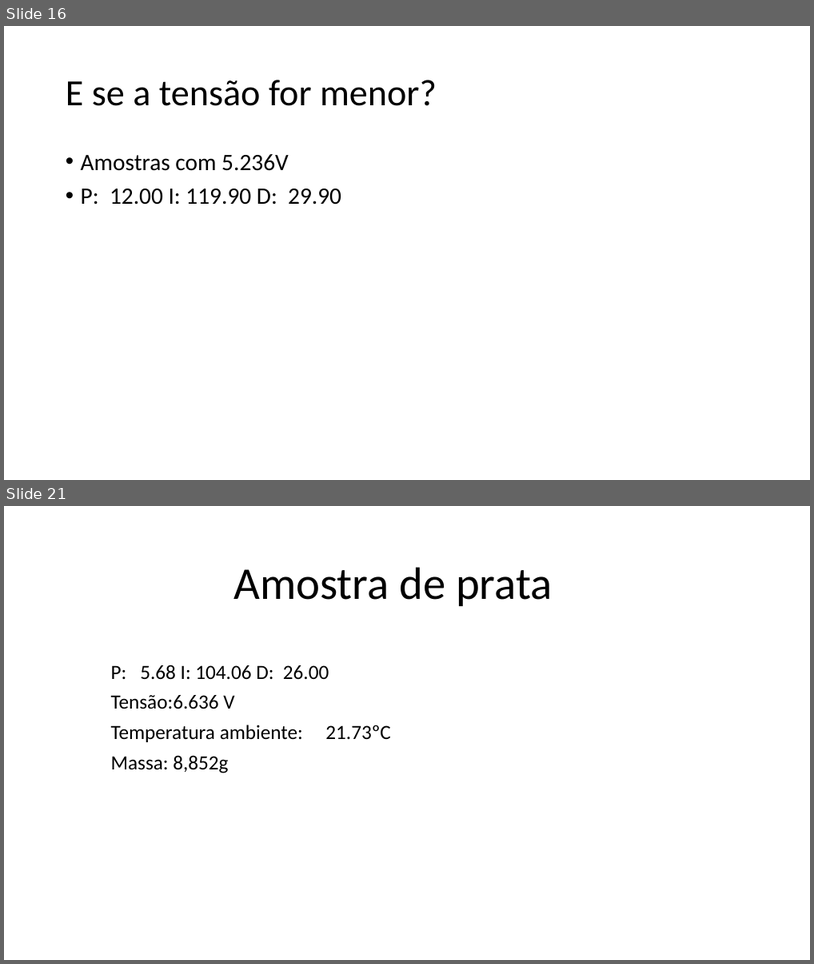
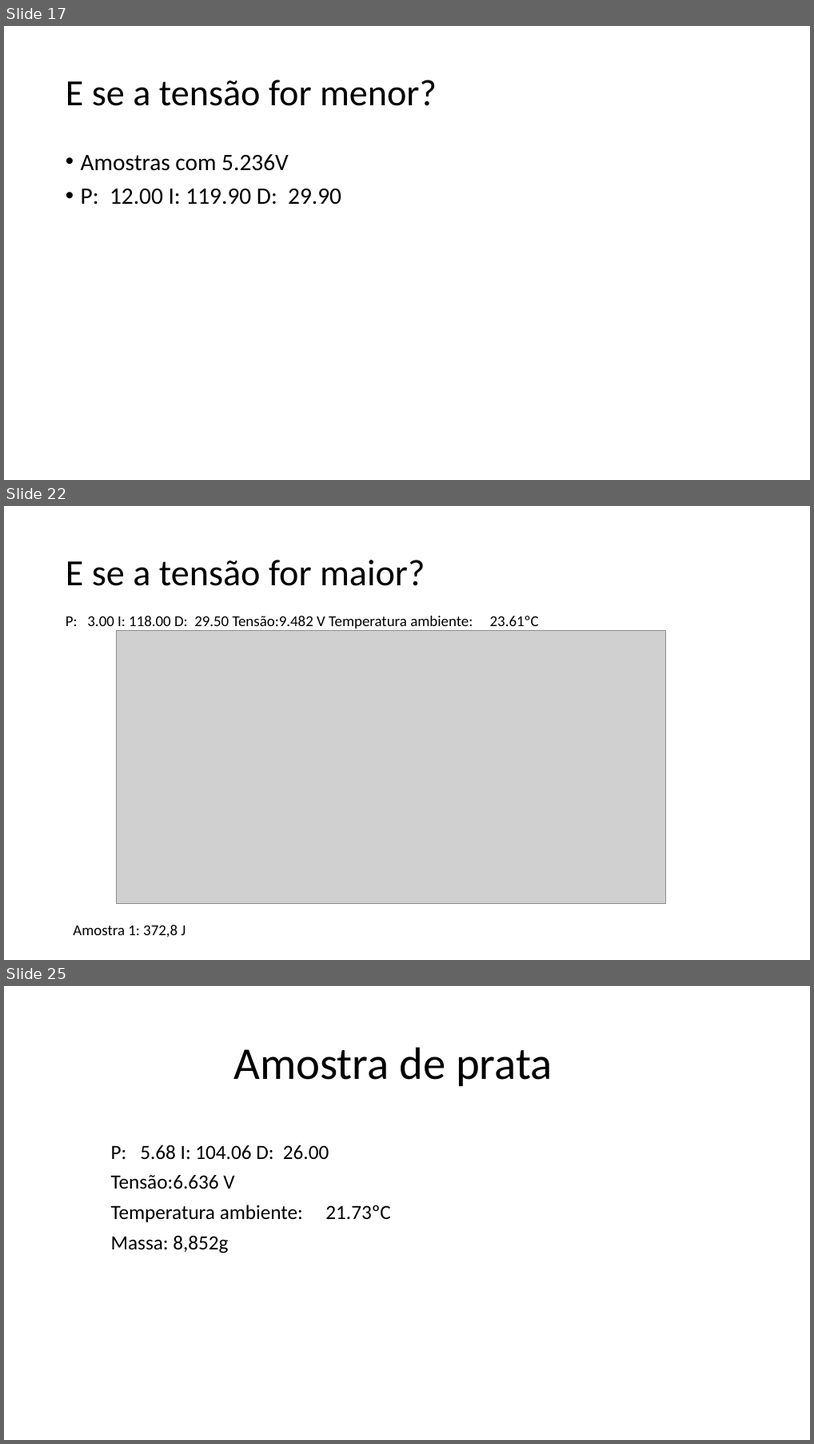
Before and after one commit to gg881/Calorimetro, a slide deck: Análises.pptx. Shown one above the other, each under a label of ours: slides 16 and 21 before the commit, slides 17, 22 and 25 after it; the slides between them are not shown. The pictures are 814x964 and 814x1444 pixels, drawn with LibreOffice and Linux fonts; fonts in the diff are those of the drawing; grey boxes stand for pictures. Boxes give left, top, right and bottom in pixels: in the first picture for what was removed or moved away, otherwise in the second. Text is boxed around its words. In the diff, an @@ line names an element or a change of style, - is before the commit and + after.

```diff
--- a/Análises.pptx
+++ b/Análises.pptx
@@ slide 22 added at (x1=4, y1=506, x2=810, y2=960), background #FFFFFF @@
@@ title added at (x1=66, y1=560, x2=425, y2=586), 44 pt, text #000000 @@
+E se a tensão for maior?
@@ text added at (x1=66, y1=616, x2=539, y2=631), 18 pt, text #000000 @@
+P: 3.00 I: 118.00 D: 29.50 Tensão:9.482 V Temperatura ambiente: 23.61ºC
@@ picture added at (x1=117, y1=631, x2=666, y2=904) @@
@@ text added at (x1=73, y1=924, x2=186, y2=937), 18 pt, text #000000 @@
+Amostra 1: 372,8 J
@@ what was slide 16 is now slide 17 @@
@@ what was slide 21 is now slide 25 @@
```
Also in this commit, not shown: 12 slides changed, 9 other slides added, 1 slide removed, 37 other files.
